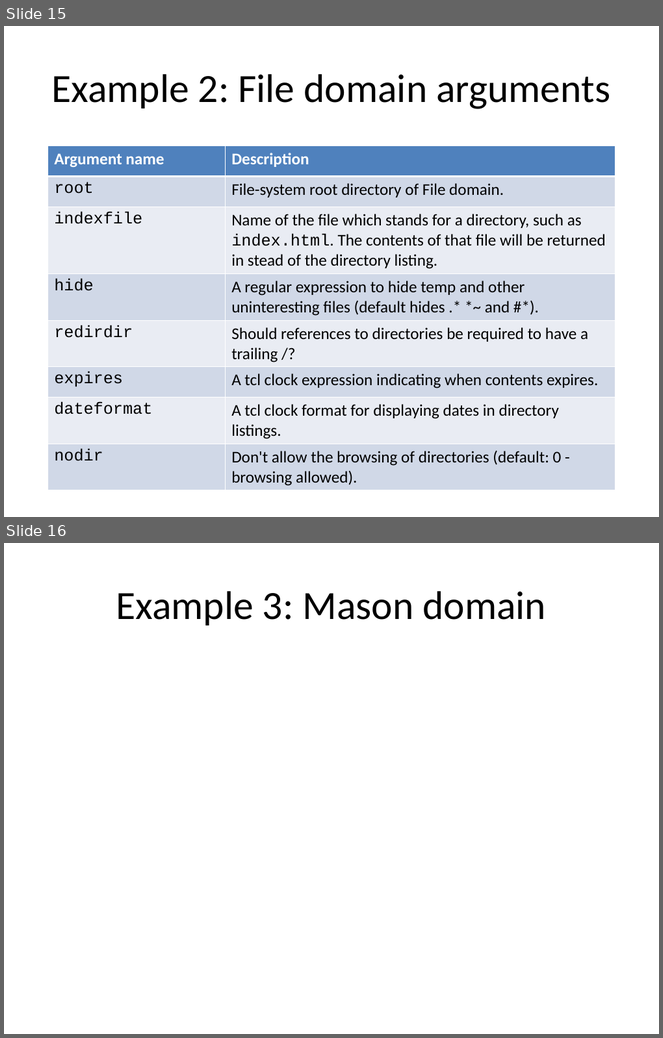
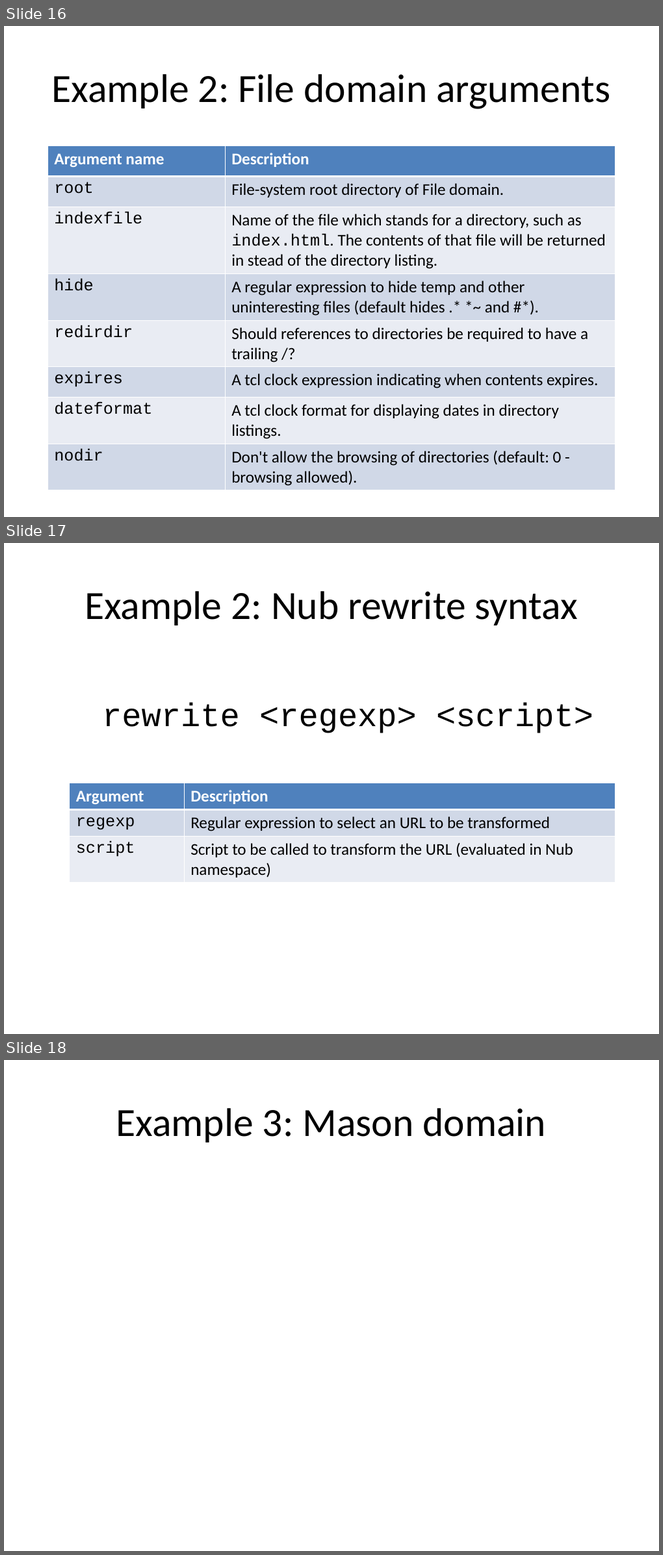
Before and after one commit to jdc8/wubwikit, a slide deck: wubexamples/Lets_Wub.pptx. Shown one above the other, each under a label of ours: slides 15 and 16 before the commit, slides 16, 17 and 18 after it. The pictures are 663x1038 and 663x1555 pixels, drawn with LibreOffice and Linux fonts; fonts in the diff are those of the drawing; background and template pictures are left out. Boxes give left, top, right and bottom in pixels: in the first picture for what was removed or moved away, otherwise in the second. Text is boxed around its words. In the diff, an @@ line names an element or a change of style, - is before the commit and + after.

```diff
--- a/wubexamples/Lets_Wub.pptx
+++ b/wubexamples/Lets_Wub.pptx
@@ slide 17 added at [4,543,659,1034], background #FFFFFF @@
@@ title added at [85,591,578,626], 44 pt, text #000000 @@
+Example 2: Nub rewrite syntax
@@ text added at [102,702,594,733], 36 pt, text #000000 @@
+rewrite <regexp> <script>
@@ table added at [70,783,615,882], 3 rows, 2 columns @@
+Argument | Description
+regexp | Regular expression to select an URL to be transformed
+script | Script to be called to transform the URL (evaluated in Nub namespace)
@@ what was slide 15 is now slide 16 @@
@@ what was slide 16 is now slide 18 @@
```
Also in this commit, not shown: 1 slide changed, 1 other slide added.
